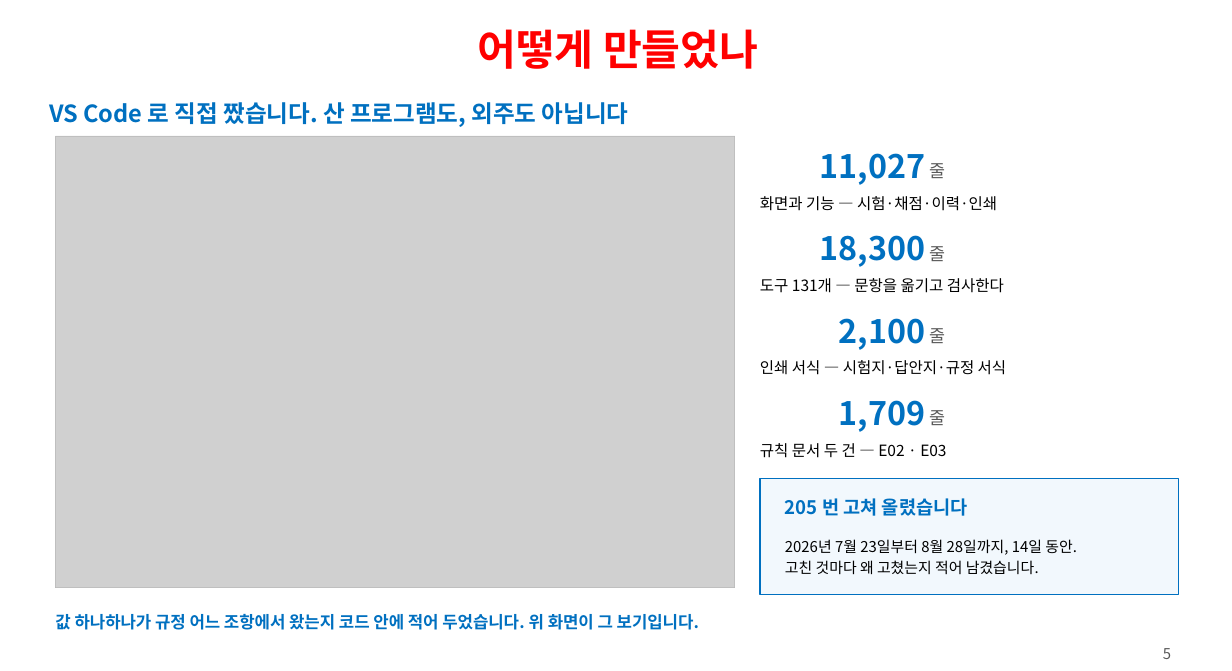
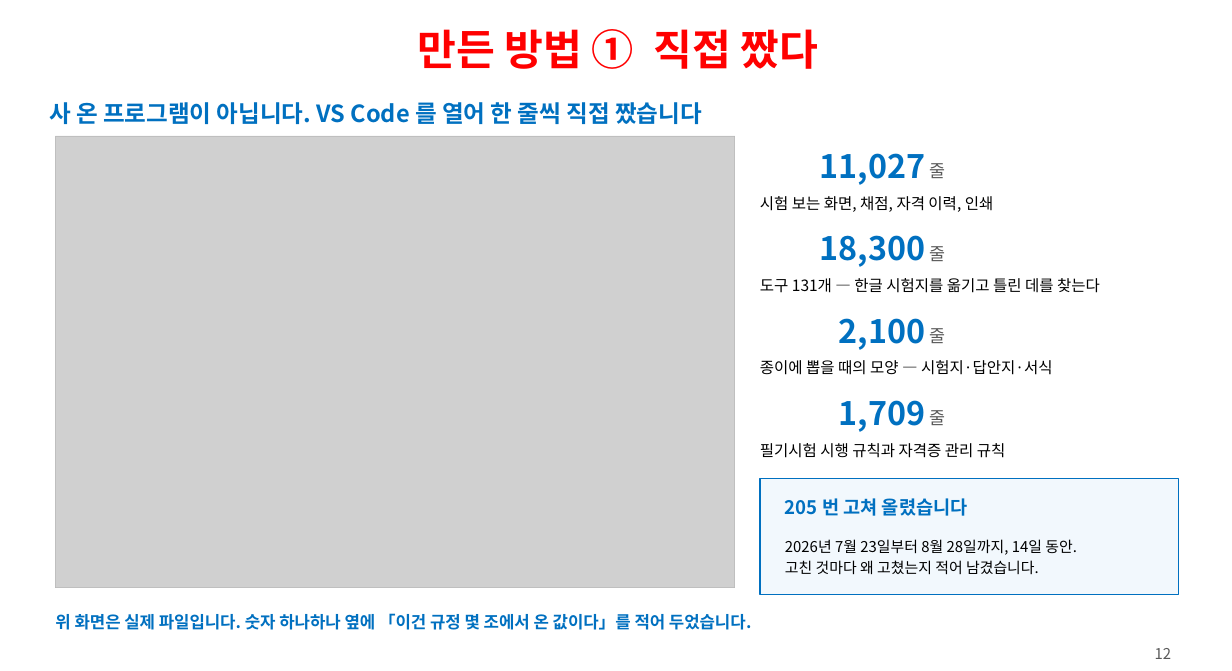
Before and after one commit to ys1277-sys/HIENDT-CBT, a slide deck: slide 12 of docs/발표자료-CBT-2026-08.pptx (slide 5 before the commit). Drawn at 1232x671 pixels with LibreOffice and Linux fonts; fonts in the diff are those of the drawing; grey boxes stand for pictures. Boxes give left, top, right and bottom in pixels: in the first picture for what was removed or moved away, otherwise in the second. Text is boxed around its words. In the diff, an @@ line names an element or a change of style, - is before the commit and + after.

```diff
--- a/docs/발표자료-CBT-2026-08.pptx
+++ b/docs/발표자료-CBT-2026-08.pptx
@@ text at <box>418,29,818,69</box>: text changed @@
-어떻게 만들었나
+만든 방법 ① 직접 짰다
@@ text at <box>49,98,702,128</box>: text changed @@
-VS Code 로 직접 짰습니다. 산 프로그램도, 외주도 아닙니다
+사 온 프로그램이 아닙니다. VS Code 를 열어 한 줄씩 직접 짰습니다
@@ text at <box>760,196,994,212</box>: text changed @@
-화면과 기능 — 시험·채점·이력·인쇄
+시험 보는 화면, 채점, 자격 이력, 인쇄
@@ text at <box>760,278,1100,293</box>: text changed @@
-도구 131개 — 문항을 옮기고 검사한다
+도구 131개 — 한글 시험지를 옮기고 틀린 데를 찾는다
@@ text at <box>760,360,1053,375</box>: text changed @@
-인쇄 서식 — 시험지·답안지·규정 서식
+종이에 뽑을 때의 모양 — 시험지·답안지·서식
@@ text at <box>760,443,1006,458</box>: text changed @@
-규칙 문서 두 건 — E02 · E03
+필기시험 시행 규칙과 자격증 관리 규칙
@@ text at <box>55,613,752,630</box>: text changed @@
-값 하나하나가 규정 어느 조항에서 왔는지 코드 안에 적어 두었습니다. 위 화면이 그 보기입니다.
+위 화면은 실제 파일입니다. 숫자 하나하나 옆에 「이건 규정 몇 조에서 온 값이다」를 적어 두었습니다.
@@ text at <box>1155,648,1171,659</box>: text changed @@
-5
+12
```
Also in this commit, not shown: 18 other slides changed, 1 other file.
